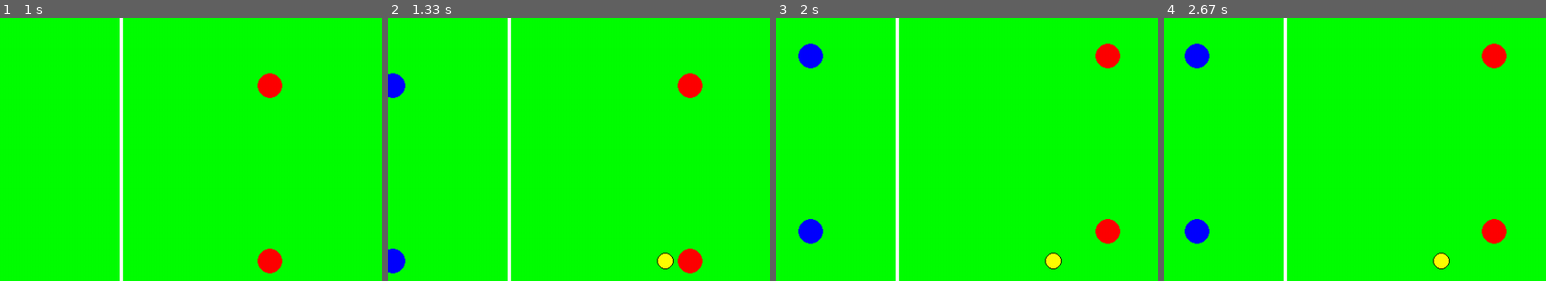
Above: before the commit, frames 1-4 (left to right).
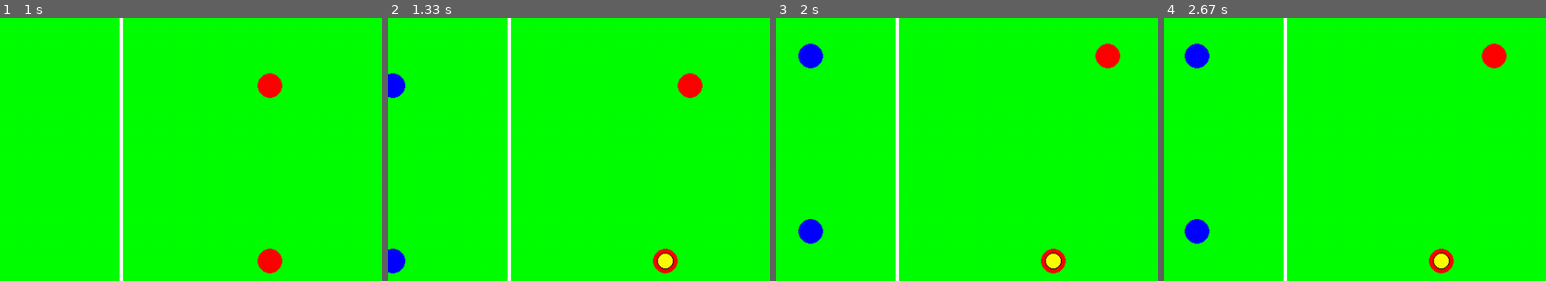
Above: after the commit, the same moments.

Repository: RL-RedLeaf/DiscUI
Game: pygame game, started from main.py
Two runs of this game, one before a commit and one after it. Both use one fixed random seed, a clock stepped at 60 frames per second and the inputs below.
Inputs:
- Up to frame 1 (1 s): tap Space at 0.33 s; tap Q at 0.67 s
- Up to frame 2 (1.33 s): hold D from 1 s (still down); tap Space at 1.07 s
- Up to frame 3 (2 s): tap Space at 1.37, 1.57, 1.9 s; release D at 1.47 s; hold W 1.5-1.8 s; hold D from 1.83 s (still down)
- Up to frame 4 (2.67 s): tap Space at 2.2, 2.4 s; release D at 2.3 s; hold A from 2.33 s (still down)
The pictures show only the part of the screen within x 31-81%, y 20-70%; the shares and areas given below are measured in that part.

Frame 1 is identical in both runs. In frame 2, 0.8% of the frame differs, in the area x 69-83%, y 87-98%; in frame 3, 0.8%; in frame 4, 0.8%, in the area x 69-90%, y 76-98%.

Commit message:
增加反作弊（但不多

Diff:
--- a/DiscUI.py
+++ b/DiscUI.py
@@ -7,19 +7,6 @@
     # 计算距离，需要标准化输入，不能应对特殊情况
     def distance(x1, y1, x2, y2):
         return ((x1 - x2) ** 2 + (y1 - y2) ** 2)**0.5
-
-    # @staticmethod
-    # # 用于拆分字典，需要标准化输入，不能应对特殊情况
-    # def divide(dic: dict):
-    #     nk = list(dic.keys())
-    #     nv = list(dic.values())
-    #     former = {}
-    #     latter = {}
-    #     for i in range(len(nk) // 2):
-    #         former[nk.pop(0)] = nv.pop(0)
-    #     for j in range(len(nk)):
-    #         latter[nk.pop(0)] = nv.pop(0)
-    #     return [former, latter]
 
     def idk(self):
         #没用，但是没这个就会报错
@@ -85,8 +72,7 @@
             self.mainloop()
             time.sleep(0.006)
 
-    def check_movement(self,event):
-        return True                         #暂时不做移动检测因此直接返回true
+
 
     def mainloop(self):                     #主循环
         current_time = pygame.time.get_ticks()
@@ -157,6 +143,16 @@
     def __init__(self, sender, target):
         super().__init__(sender, target)
 
+class DiscCaughtSuccessEvent(Event):
+    """
+    DiscCaughtEvent 用于传递接取、夺取飞盘的事件，包含以下参数：
+    target(disc) : 目标飞盘
+    sender(player) : 接取、抢夺飞盘的队员
+    """
+    def __init__(self, sender, target):
+        super().__init__(sender, target)
+
+
 class DiscMovedEvent(Event):
     """
     DiscMovedEvent 是一个不知道为什么建立的事件
@@ -211,8 +207,6 @@
         self.event_bus=event_bus
         pass
 
-    def _move(self,pos,tg_pos):                     #内置函数，用于进行移动检测
-        return True                                 #暂时不进行移动监测因此直接返回True
 
 
 
@@ -259,9 +253,24 @@
         self.team=team
         self.agent=agent
         self.event_bus.subscribe(TeamModeEvent,self.main)
-        pass
+        self.event_bus.subscribe(DiscCaughtSuccessEvent,self.set_disc)
+        self.hold_disc = None
+
     def __str__(self):
         return f"TeamMember:{self.id} from Team:{self.team_id}"
+
+    def _move(self,pos,tg_pos):                     #内置函数，用于进行移动检测
+        # print(self,' holds ',self.hold_disc)
+        if self.hold_disc is None:
+            return True
+        else:
+            # print(self,' holds ',self.hold_disc)
+            return False
+
+    def set_disc(self,event:DiscCaughtSuccessEvent):
+        if event.target == self:
+            self.hold_disc = event.sender
+
     def main(self,event:TeamModeEvent):                     #队员自己的决策
         self.team_mode = event.mode
         self.agent.inform(event.gamestate)
@@ -269,8 +278,16 @@
     def fetch(self,disc):
         self.event_bus.publish(DiscCaughtEvent(self,disc))
 
+    def move(self,tg_pos):
+        if self._move(self.pos,tg_pos):
+            self.pos = tg_pos
     def throw(self,disc,power):
-        self.event_bus.publish(DiscThrownEvent(self,disc,power))
+        if self.hold_disc is None:
+            return 0
+        else:
+            self.event_bus.publish(DiscThrownEvent(self,disc,power))
+            self.hold_disc = None
+
 
 
 class Disc(Entity):                      #飞盘类，与游戏主线程和队员进行交互
@@ -292,6 +309,7 @@
         self.event_bus.subscribe(DiscMovedEvent, self.state_update)
         self.running=True
 
+
     def create_disc(self,event):
         self.delta_time = event.delta_time
         self.screen=event.screen
@@ -317,8 +335,7 @@
             if self.state != 2:
                 if self._check_catch(event):
                     self.state = 3
-                    self.sub_holder.append(event.sender)
-
+                    self.sub_holder.append(event)
 
         pass
 
@@ -350,9 +367,10 @@
 
     def mainloop(self,event):
         self.state_movement()#处理移动等信息
-        if self.state == 3:  #处理飞盘抢夺。我选择直接随机（
-            self.holder = self.sub_holder[random.randrange(0,len(self.sub_holder))]
+        if self.state == 3:
+            self.holder = self.sub_holder[random.randrange(0,len(self.sub_holder))].sender          #处理飞盘抢夺。我选择直接随机（
             self.state = 2
+            self.event_bus.publish(DiscCaughtSuccessEvent(self,self.holder))
             print(f"飞盘被抢：{self.holder}")
             self.pos = self.holder.pos
 
@@ -461,7 +479,7 @@
 
     def act(self):
         if 'move' in self.action:
-            self.player.pos = self.action['move']
+            self.player.move(self.action['move'])
         if 'catch' in self.action:
             self.player.fetch(self.disc)
         if 'throw' in self.action:
@@ -515,7 +533,7 @@
             print("throw",action['throw'])
         elif keys[pygame.K_SPACE]:
             action['catch'] = True
-            print("catch")
+            # print("catch")
 
         return action
     pass
Empty file added: PlayerAgents.py
